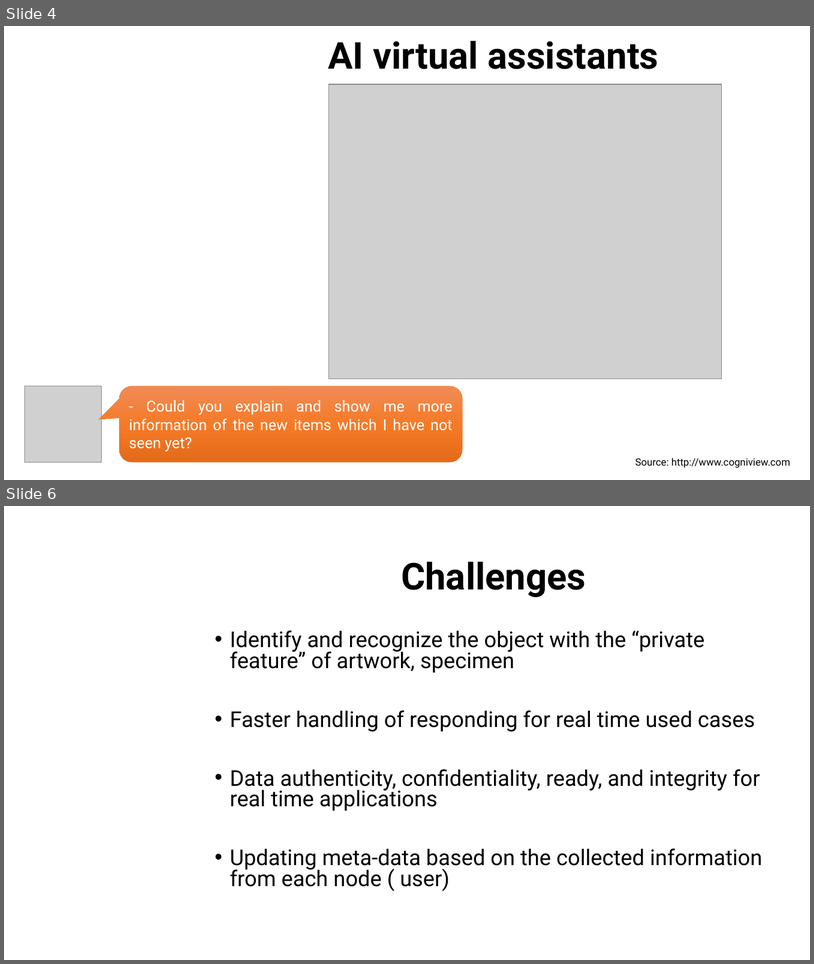
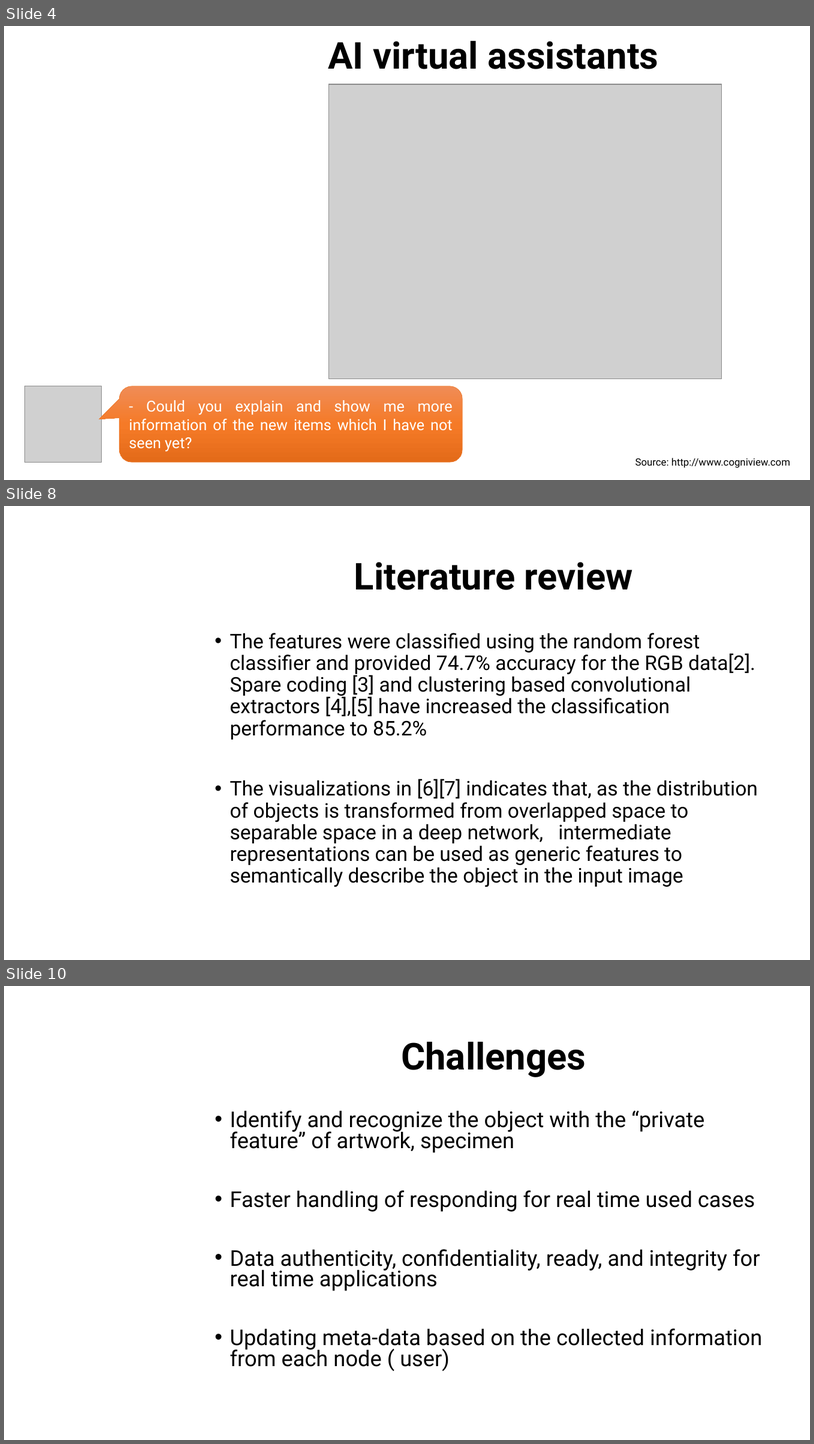
Before and after one commit to dungdovu/DGA1031, a slide deck: DGA1031/What is it.pptx. Shown one above the other, each under a label of ours: slides 4 and 6 before the commit, slides 4, 8 and 10 after it; the slides between them are not shown. The pictures are 814x964 and 814x1444 pixels, drawn with LibreOffice and Linux fonts; fonts in the diff are those of the drawing; grey boxes stand for pictures; background and template pictures are left out. Boxes give left, top, right and bottom in pixels: in the first picture for what was removed or moved away, otherwise in the second. Text is boxed around its words. In the diff, an @@ line names an element or a change of style, - is before the commit and + after.

```diff
--- a/DGA1031/What is it.pptx
+++ b/DGA1031/What is it.pptx
@@ slide 8 added at bbox=[4, 506, 810, 960], background picture (left out) @@
@@ title added at bbox=[354, 562, 633, 590], 44 pt, text #000000, bold @@
+Literature review
@@ text added at bbox=[230, 633, 758, 886], 24 pt, text #000000 @@
+• The features were classified using the random forest classifier and provided 74.7% accuracy for the RGB data[2]. Spare coding [3] and clustering based convolutional extractors [4],[5] have increased the classification performance to 85.2%
+• The visualizations in [6][7] indicates that, as the distribution of objects is transformed from overlapped space to separable space in a deep network, intermediate representations can be used as generic features to semantically describe the object in the input image
@@ what was slide 6 is now slide 10 @@
```
Also in this commit, not shown: 2 slides changed, 4 other slides added, 2 slides removed, 1 other file.
